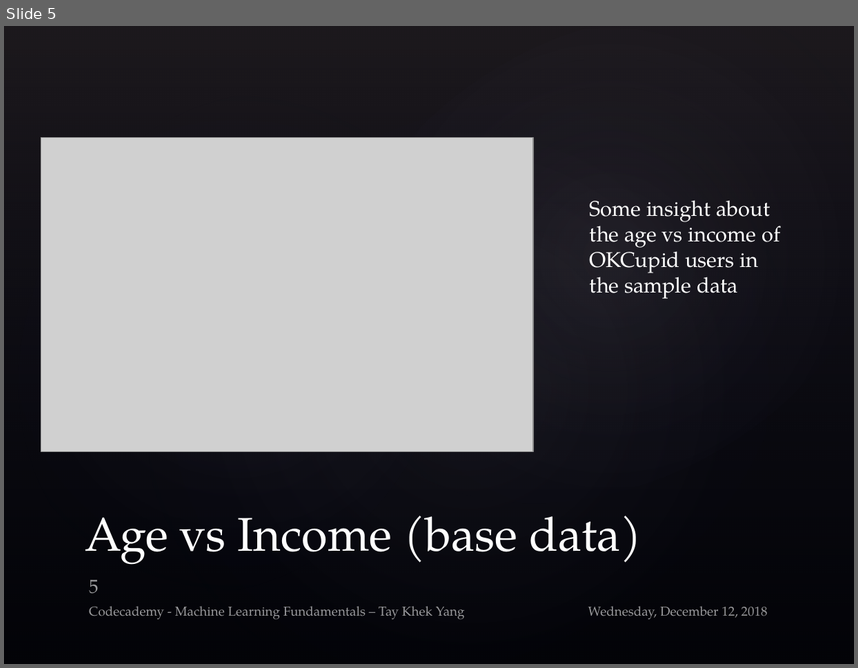
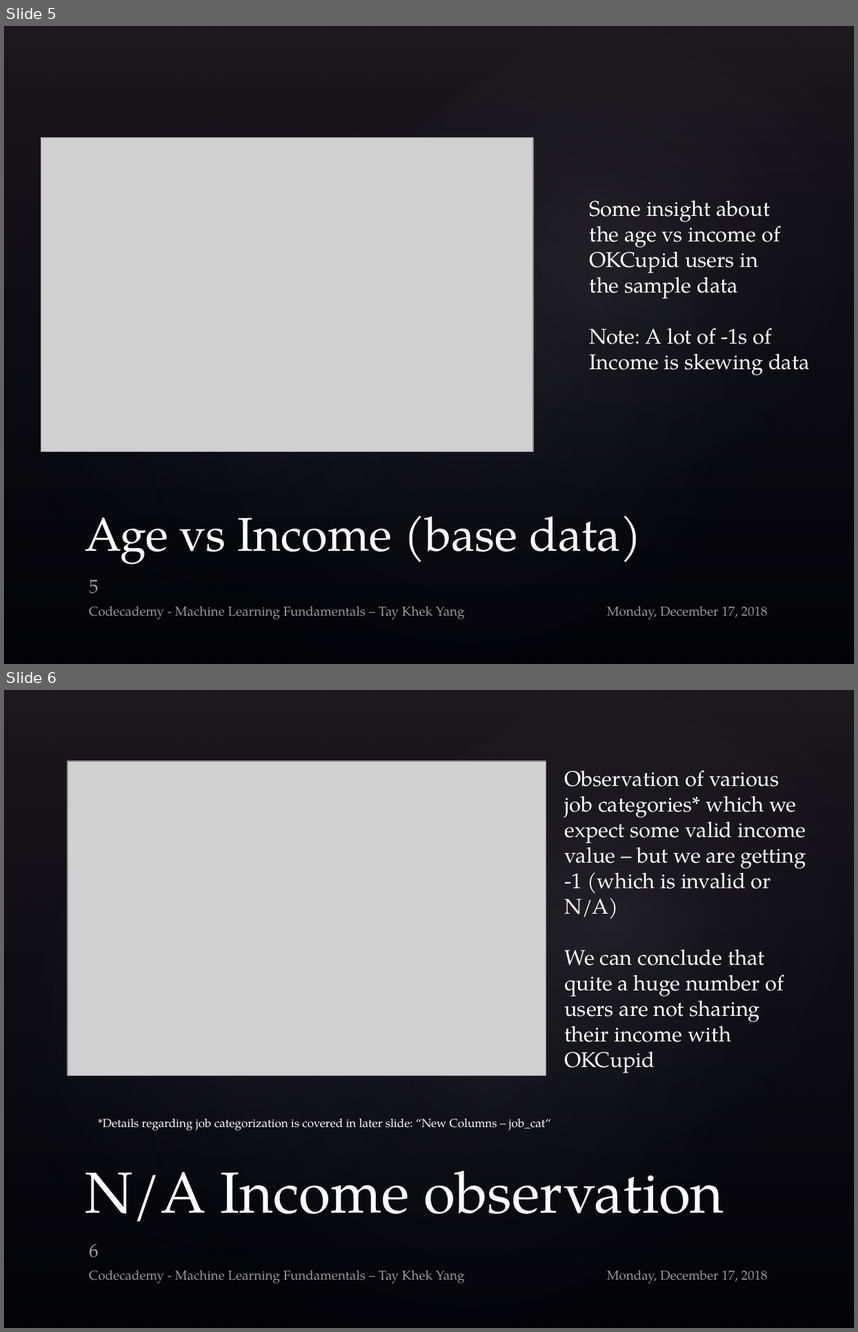
Before and after one commit to rivacordex/date-a-scientist, a slide deck: MachineLearning_Submit/ML_Khek_V1.pptx. Shown one above the other, each under a label of ours: slide 5 before the commit, slides 5 and 6 after it. The pictures are 858x668 and 858x1332 pixels, drawn with LibreOffice and Linux fonts; fonts in the diff are those of the drawing; grey boxes stand for pictures; background and template pictures are left out. Boxes give left, top, right and bottom in pixels: in the first picture for what was removed or moved away, otherwise in the second. Text is boxed around its words. In the diff, an @@ line names an element or a change of style, - is before the commit and + after.

```diff
--- a/MachineLearning_Submit/ML_Khek_V1.pptx
+++ b/MachineLearning_Submit/ML_Khek_V1.pptx
@@ slide 6 added at box(4, 690, 854, 1328), background picture (left out); not listed: 4 template elements that a slide beside it also shows @@
@@ picture added at box(67, 761, 546, 1076) @@
@@ text added at box(564, 770, 806, 1073), 18 pt, text #FFFFFF @@
+Observation of various
+job categories* which we
+expect some valid income
+value – but we are getting
+-1 (which is invalid or
+N/A)
+We can conclude that
+quite a huge number of
+users are not sharing
+their income with
+OKCupid
@@ text added at box(98, 1118, 551, 1130), 10 pt, text #FFFFFF @@
+*Details regarding job categorization is covered in later slide: “New Columns – job_cat“
@@ title added at box(85, 1170, 724, 1221), 49 pt, text #FFFFFF @@
+N/A Income observation
@@ page number added at box(89, 1243, 99, 1257), 16 pt, text #FFFFFF at 60% opacity @@
+6
@@ text added at box(89, 1270, 465, 1283), 11 pt, text #FFFFFF at 60% opacity @@
+Codecademy - Machine Learning Fundamentals – Tay Khek Yang
@@ text added at box(607, 1270, 768, 1283), 11 pt, text #FFFFFF at 60% opacity @@
+Monday, December 17, 2018
@@ slide 5 changed as well @@
@@ text at box(590, 328, 810, 375): paragraphs added @@
+Note: A lot of -1s of
+Income is skewing data
@@ text at box(607, 606, 768, 619): text changed @@
-Wednesday, December 12, 2018
+Monday, December 17, 2018
```
Also in this commit, not shown: 24 other slides changed, 6 other slides added, 1 other file.
